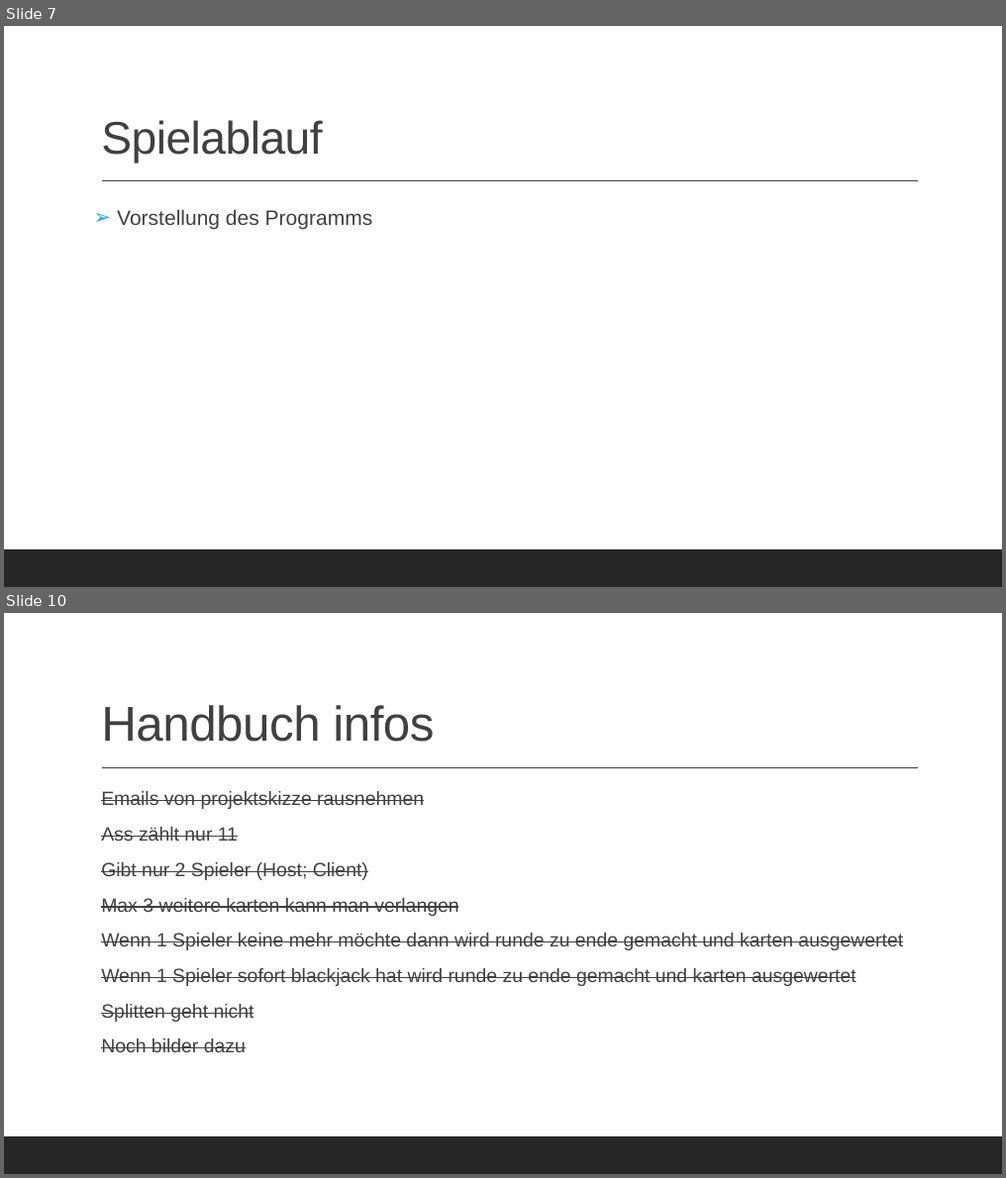
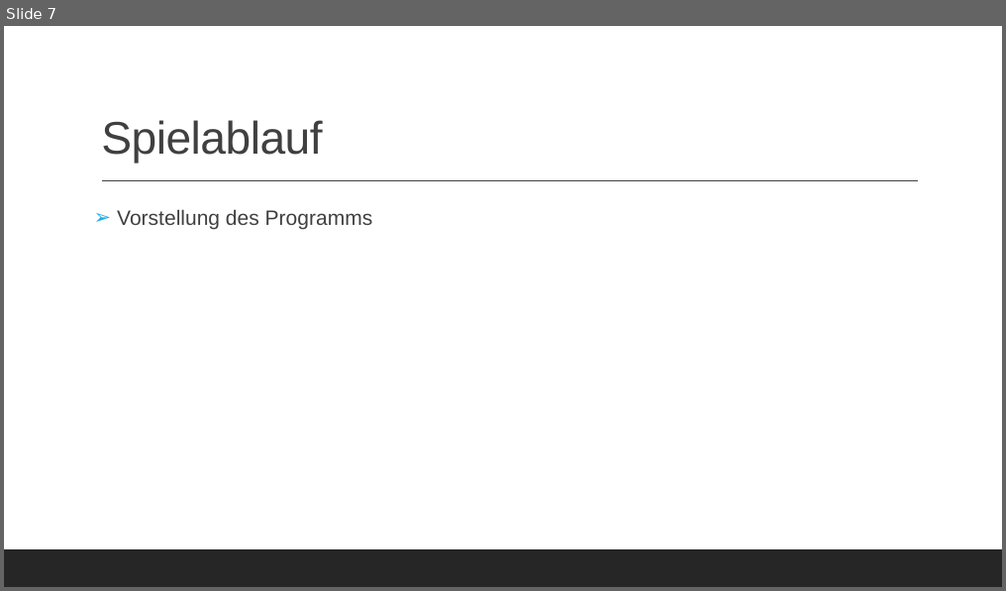
Before and after one commit to KraupaMario/DV-Projekt, a slide deck: 4_Praesentation/DV-Projekt.pptx. Shown one above the other, each under a label of ours: slides 7 and 10 before the commit, slide 7 after it; the slides between them are not shown. The pictures are 1006x1178 and 1006x591 pixels, drawn with LibreOffice and Linux fonts; fonts in the diff are those of the drawing. Boxes give left, top, right and bottom in pixels: in the first picture for what was removed or moved away, otherwise in the second. Text is boxed around its words. In the diff, an @@ line names an element or a change of style, - is before the commit and + after.

Commit message:
Fertigstellung Projektskizze+Präsentation+UML-Diagramm

```diff
--- a/4_Praesentation/DV-Projekt.pptx
+++ b/4_Praesentation/DV-Projekt.pptx
@@ slide 10 removed at (x1=4, y1=613, x2=1002, y2=1174), background #FFFFFF; not listed: 2 template elements that a slide beside it also shows @@
@@ title removed at (x1=101, y1=705, x2=434, y2=742) @@
-Handbuch infos
@@ text removed at (x1=101, y1=791, x2=903, y2=1053) @@
-  Emails von projektskizze rausnehmen
-  Ass zählt nur 11
-  Gibt nur 2 Spieler (Host; Client)
-  Max 3 weitere karten kann man verlangen
-  Wenn 1 Spieler keine mehr möchte dann wird runde zu ende gemacht und karten ausgewertet
-  Wenn 1 Spieler sofort blackjack hat wird runde zu ende gemacht und karten ausgewertet
-  Splitten geht nicht
-  Noch bilder dazu
```
Also in this commit, not shown: 4 slides changed, 1 slide added, 1 other slide removed, 3 other files.
